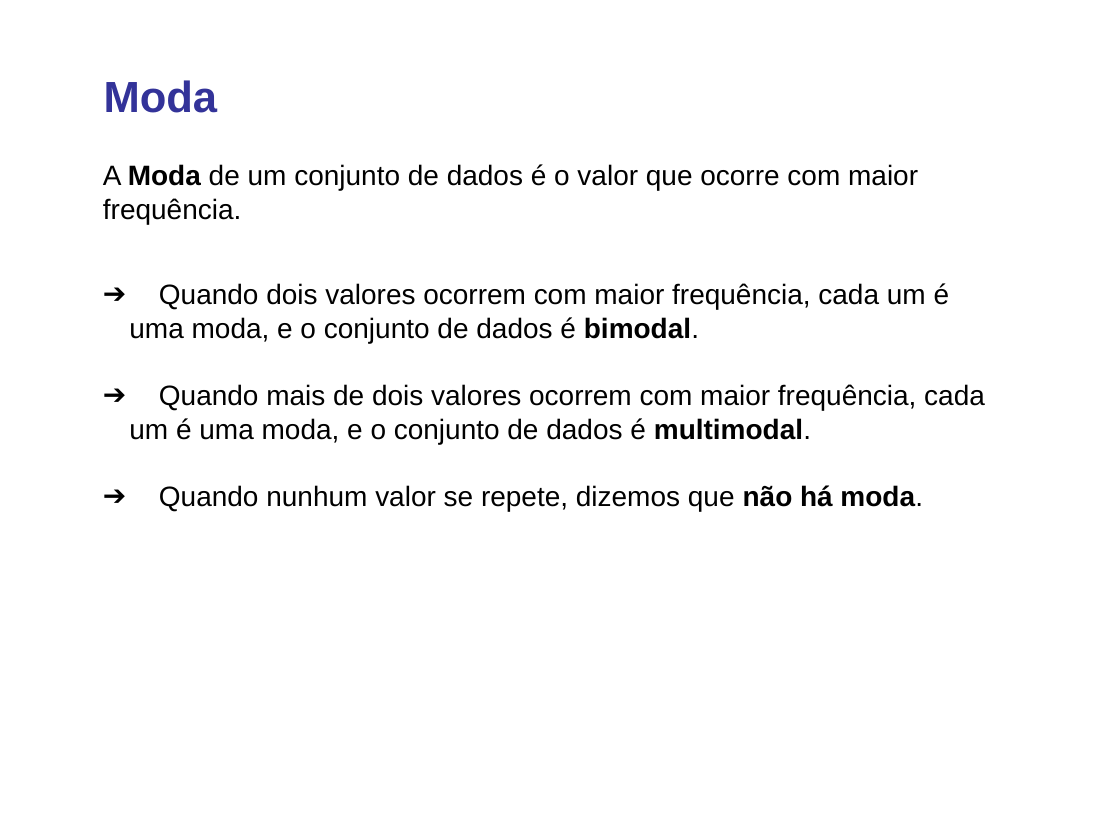
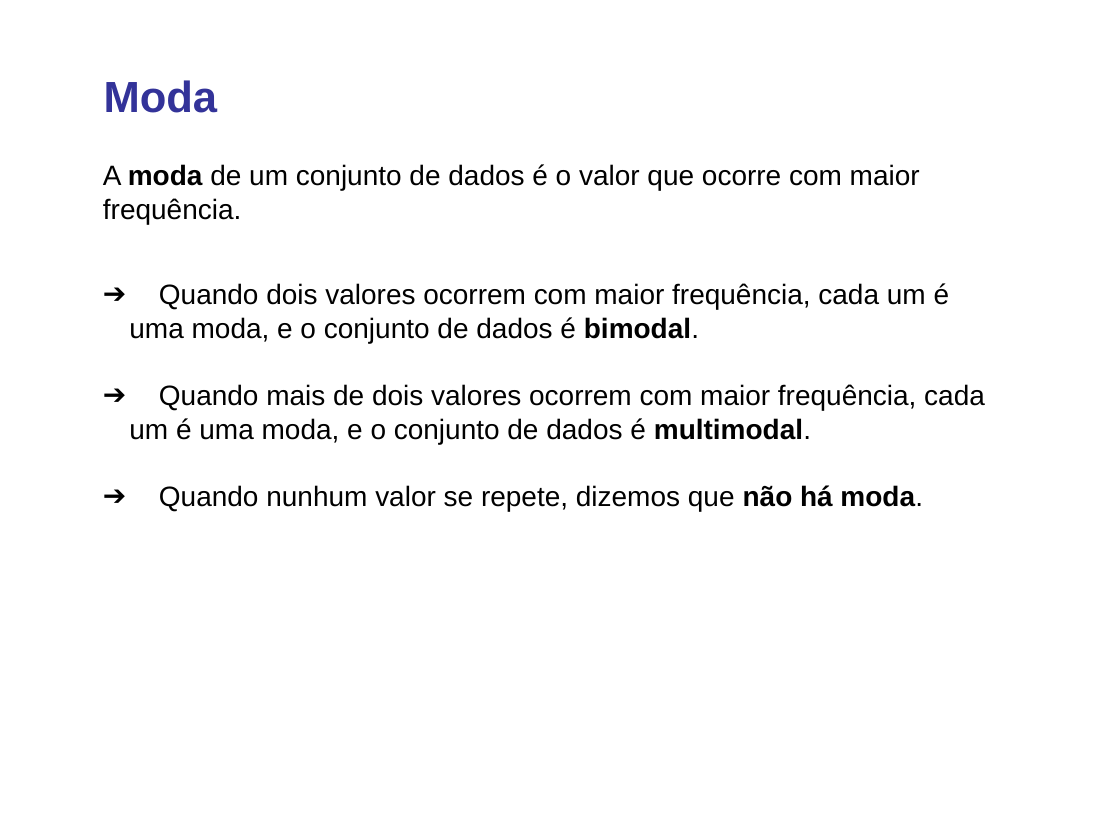
Before and after one commit to lansaviniec/estatistica, a slide deck: slide 12 of 3 estatistica_descritiva.ppt. Drawn at 1120x840 pixels with LibreOffice and Linux fonts; fonts in the diff are those of the drawing. Boxes give left, top, right and bottom in pixels: in the first picture for what was removed or moved away, otherwise in the second. Text is boxed around its words. In the diff, an @@ line names an element or a change of style, - is before the commit and + after.

```diff
--- a/3 estatistica_descritiva.ppt
+++ b/3 estatistica_descritiva.ppt
@@ text at (x1=103, y1=164, x2=920, y2=224): text changed @@
-A Moda de um conjunto de dados é o valor que ocorre com maior frequência.
+A moda de um conjunto de dados é o valor que ocorre com maior frequência.
```
Also in this commit, not shown: 3 other slides changed, 23 slides added.
